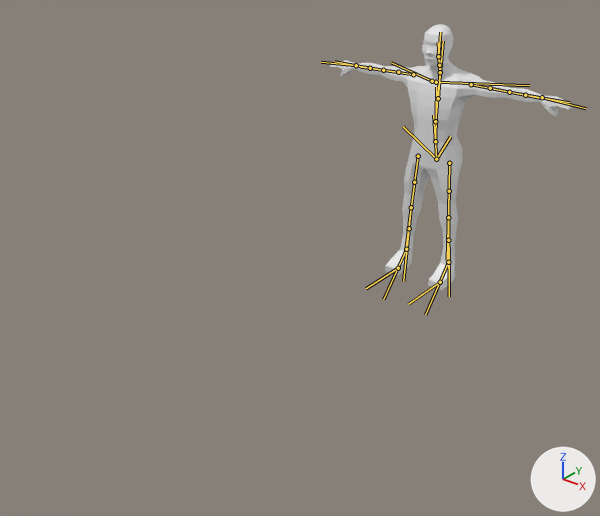
One commit to the glTF model Characters/AnimationTest/PolyModel2.gltf: the scene before it, then after it.
One viewpoint serves both versions: a camera (50 mm lens) standing at (2.73, -4.89, 2.82) and looking at (0.07, -1.57, 0.76). Arrows for +X, +Y and +Z are at lower right; the lights stay in place. The bones that bend it are drawn over the model as lines.
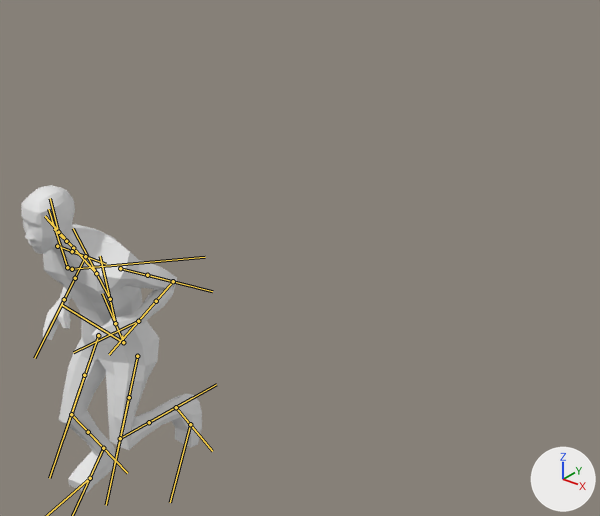
The newer file adds an action. The first version stands in its rest pose; the second is drawn at frame 16 of the action 'Running'.

Boxes (x1, y1, x2, y2) around the edits, measured in the pictures (600 x 516 px):
'Cube', posed (25% narrower, 16% taller)
    before: (330, 24, 572, 290)
    after: (21, 185, 202, 493)
bone 'DEF-spine', root to tip
    before: (436, 159) to (433, 115)
    after: (123, 342) to (102, 293)
bone 'DEF-spine.002', root to tip
    before: (435, 121) to (441, 60)
    after: (110, 299) to (73, 228)
bone 'DEF-spine.003', root to tip
    before: (438, 98) to (443, 41)
    after: (96, 273) to (45, 216)
bone 'DEF-spine.004', root to tip
    before: (440, 72) to (438, 53)
    after: (73, 248) to (54, 229)
bone 'DEF-spine.005', root to tip
    before: (439, 65) to (438, 42)
    after: (66, 241) to (45, 217)
bone 'DEF-spine.006', root to tip
    before: (438, 56) to (440, 32)
    after: (58, 232) to (50, 198)
bone 'DEF-shoulder.L', root to tip
    before: (436, 82) to (529, 85)
    after: (72, 269) to (205, 257)
bone 'DEF-upper_arm.L', root to tip
    before: (471, 84) to (522, 94)
    after: (120, 268) to (188, 285)
bone 'DEF-upper_arm.L.001', root to tip
    before: (490, 88) to (542, 98)
    after: (147, 275) to (212, 291)
bone 'DEF-forearm.L', root to tip
    before: (509, 92) to (552, 99)
    after: (173, 281) to (127, 334)
bone 'DEF-forearm.L.001', root to tip
    before: (525, 95) to (569, 102)
    after: (156, 301) to (109, 354)
bone 'DEF-hand.L', root to tip
    before: (542, 97) to (586, 108)
    after: (138, 321) to (73, 352)
bone 'DEF-shoulder.R', root to tip
    before: (432, 81) to (391, 62)
    after: (67, 267) to (48, 209)
bone 'DEF-upper_arm.R', root to tip
    before: (413, 74) to (374, 69)
    after: (57, 246) to (94, 259)
bone 'DEF-upper_arm.R.001', root to tip
    before: (398, 72) to (360, 67)
    after: (72, 251) to (106, 264)
bone 'DEF-forearm.R', root to tip
    before: (383, 70) to (347, 64)
    after: (85, 256) to (57, 313)
bone 'DEF-hand.R', root to tip
    before: (356, 65) to (321, 62)
    after: (64, 299) to (34, 358)
bone 'DEF-thigh.L', root to tip
    before: (449, 163) to (448, 234)
    after: (137, 356) to (114, 464)
bone 'DEF-shin.L', root to tip
    before: (448, 217) to (449, 275)
    after: (120, 438) to (192, 398)
bone 'DEF-foot.L', root to tip
    before: (448, 262) to (425, 314)
    after: (176, 407) to (212, 451)
bone 'DEF-toe.L', root to tip
    before: (440, 282) to (408, 304)
    after: (190, 424) to (170, 502)
bone 'DEF-thigh.R', root to tip
    before: (418, 156) to (409, 223)
    after: (98, 335) to (63, 439)
bone 'DEF-thigh.R.001', root to tip
    before: (414, 182) to (406, 247)
    after: (84, 375) to (49, 478)
bone 'DEF-shin.R', root to tip
    before: (411, 207) to (405, 261)
    after: (71, 414) to (113, 458)

The edits, one by one:
Bone 'DEF-spine' (bone_def_spine) moves from (0.0, 0.0, 0.0) to (-0.03, 1.51, 7.34).
Bone 'DEF-spine' (bone_def_spine) turns from (0, 0, 0) to (5, 3, -7) degrees about its own x, y and z.
Bone 'DEF-spine.002' (bone_def_spine_002) turns from (0, 0, 0) to (16, -2, 7) degrees about its own x, y and z.
Bone 'DEF-spine.003' (bone_def_spine_003) turns from (0, 0, 0) to (10, -4, 4) degrees about its own x, y and z.
Bone 'DEF-spine.004' (bone_def_spine_004) turns from (0, 0, 0) to (-15, -2, -5) degrees about its own x, y and z.
Bone 'DEF-spine.005' (bone_def_spine_005) turns from (0, 0, 0) to (0, -6, 0) degrees about its own x, y and z.
Bone 'DEF-spine.006' (bone_def_spine_006) turns from (0, 0, 0) to (-8, 1, 0) degrees about its own x, y and z.
Bone 'DEF-shoulder.L' (bone_def_shoulder_l) turns from (0, 0, 0) to (-8, 6, -3) degrees about its own x, y and z.
Bone 'DEF-upper_arm.L' (bone_def_upper_arm_l) turns from (0, 0, 0) to (-46, -17, -40) degrees about its own x, y and z.
Bone 'DEF-upper_arm.L.001' (bone_def_upper_arm_l_001) turns from (0, 0, 0) to (0, 9, 0) degrees about its own x, y and z.
Bone 'DEF-forearm.L' (bone_def_forearm_l) turns from (0, 0, 0) to (90, 39, -33) degrees about its own x, y and z.
Bone 'DEF-forearm.L.001' (bone_def_forearm_l_001) turns from (0, 0, 0) to (0, 4, 0) degrees about its own x, y and z.
Bone 'DEF-hand.L' (bone_def_hand_l) turns from (0, 0, 0) to (22, 6, -5) degrees about its own x, y and z.
Bone 'DEF-shoulder.R' (bone_def_shoulder_r) turns from (0, 0, 0) to (-8, -5, 4) degrees about its own x, y and z.
Bone 'DEF-upper_arm.R' (bone_def_upper_arm_r) turns from (0, 0, 0) to (-35, 13, 38) degrees about its own x, y and z.
Bone 'DEF-upper_arm.R.001' (bone_def_upper_arm_r_001) turns from (0, 0, 0) to (0, -6, 0) degrees about its own x, y and z.
Bone 'DEF-forearm.R' (bone_def_forearm_r) turns from (0, 0, 0) to (72, -25, 29) degrees about its own x, y and z.
Bone 'DEF-hand.R' (bone_def_hand_r) turns from (0, 0, 0) to (5, 0, 3) degrees about its own x, y and z.
Bone 'DEF-thigh.L' (bone_def_thigh_l) turns from (0, 0, 0) to (-29, -1, -3) degrees about its own x, y and z.
Bone 'DEF-shin.L' (bone_def_shin_l) turns from (0, 0, 0) to (107, 2, -1) degrees about its own x, y and z.
Bone 'DEF-foot.L' (bone_def_foot_l) turns from (0, 0, 0) to (-14, 1, -1) degrees about its own x, y and z.
Bone 'DEF-toe.L' (bone_def_toe_l) turns from (0, 0, 0) to (5, -9, -8) degrees about its own x, y and z.
Bone 'DEF-thigh.R' (bone_def_thigh_r) turns from (0, 0, 0) to (-34, -1, -2) degrees about its own x, y and z.
Bone 'DEF-thigh.R.001' (bone_def_thigh_r_001) turns from (0, 0, 0) to (0, 3, 0) degrees about its own x, y and z.
Bone 'DEF-shin.R' (bone_def_shin_r) turns from (0, 0, 0) to (54, 5, -4) degrees about its own x, y and z.
Bone 'DEF-foot.R' (bone_def_foot_r) turns from (0, 0, 0) to (-22, -1, 2) degrees about its own x, y and z.
Bone 'DEF-toe.R' (bone_def_toe_r) turns from (0, 0, 0) to (5, -3, 12) degrees about its own x, y and z.
